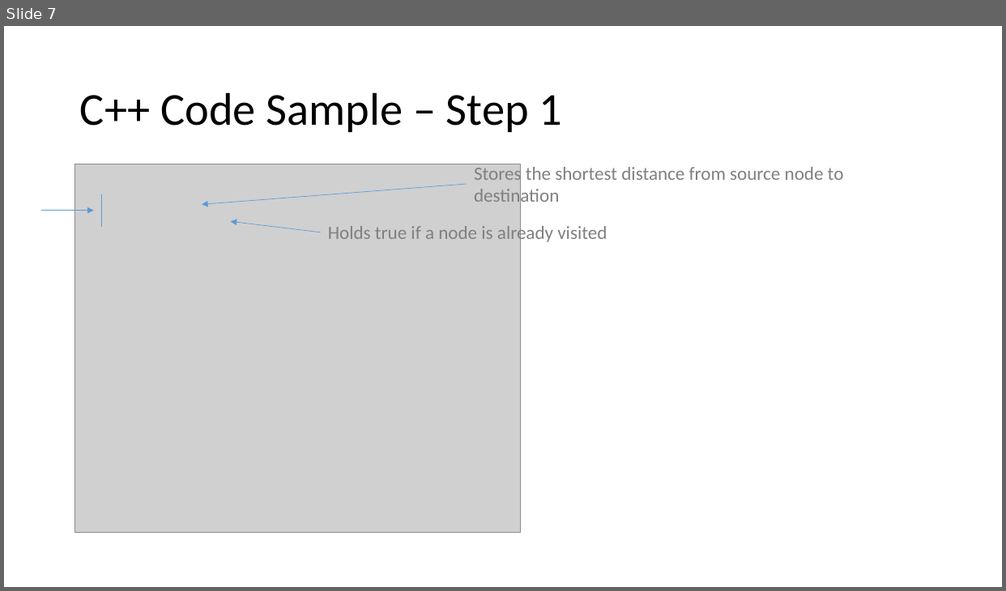
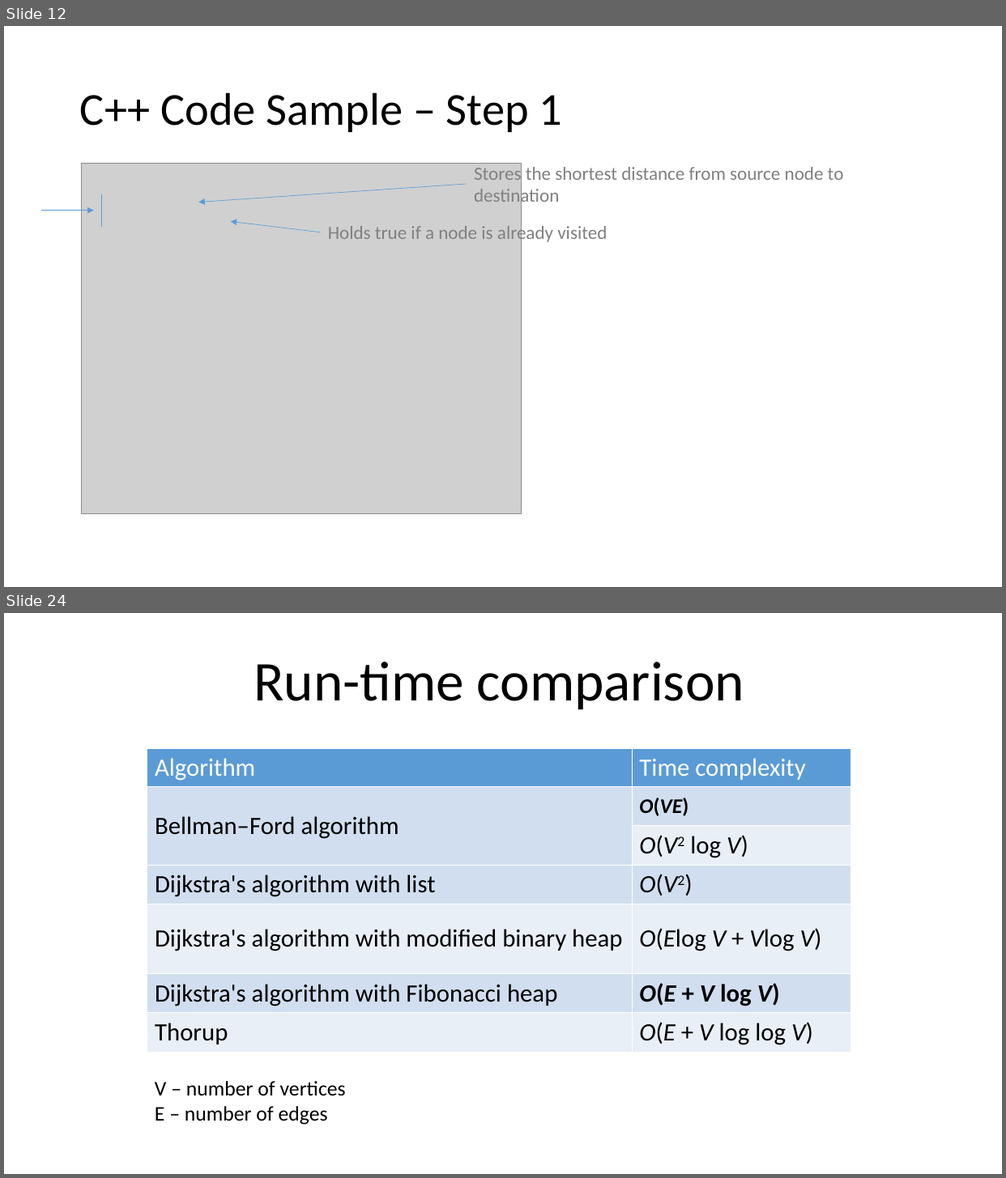
Before and after one commit to belavina/Assignment3_DSA, a slide deck: Assignment3_DSA.pptx. Shown one above the other, each under a label of ours: slide 7 before the commit, slides 12 and 24 after it; the slides between them are not shown. The pictures are 1006x591 and 1006x1178 pixels, drawn with LibreOffice and Linux fonts; fonts in the diff are those of the drawing; grey boxes stand for pictures. Boxes give left, top, right and bottom in pixels: in the first picture for what was removed or moved away, otherwise in the second. Text is boxed around its words. In the diff, an @@ line names an element or a change of style, - is before the commit and + after.

```diff
--- a/Assignment3_DSA.pptx
+++ b/Assignment3_DSA.pptx
@@ slide 24 added at box(4, 613, 1002, 1174), background #FFFFFF @@
@@ title added at box(253, 662, 744, 710), 54 pt, text #000000 @@
+Run-time comparison
@@ table added at box(147, 748, 851, 1052), 7 rows, 2 columns @@
+Algorithm | Time complexity
+Bellman–Ford algorithm | O(VE)
+ | O(V2 log V)
+Dijkstra's algorithm with list | O(V2)
+Dijkstra's algorithm with modified binary heap | O(Elog V + Vlog V)
+Dijkstra's algorithm with Fibonacci heap | O(E + V log V)
+Thorup | O(E + V log log V)
@@ text added at box(155, 1081, 346, 1125), 20 pt, text #000000 @@
+V – number of vertices
+E – number of edges
@@ what was slide 7 is now slide 12 @@
@@ slide 12 changed as well @@
@@ picture: place and size @@
-picture at box(74, 165, 520, 533)
+picture at box(81, 164, 522, 514)
@@ arrow moved from (467, 184) - (202, 204) to (467, 184) - (198, 202) @@
```
Also in this commit, not shown: 8 other slides changed, 11 other slides added.
